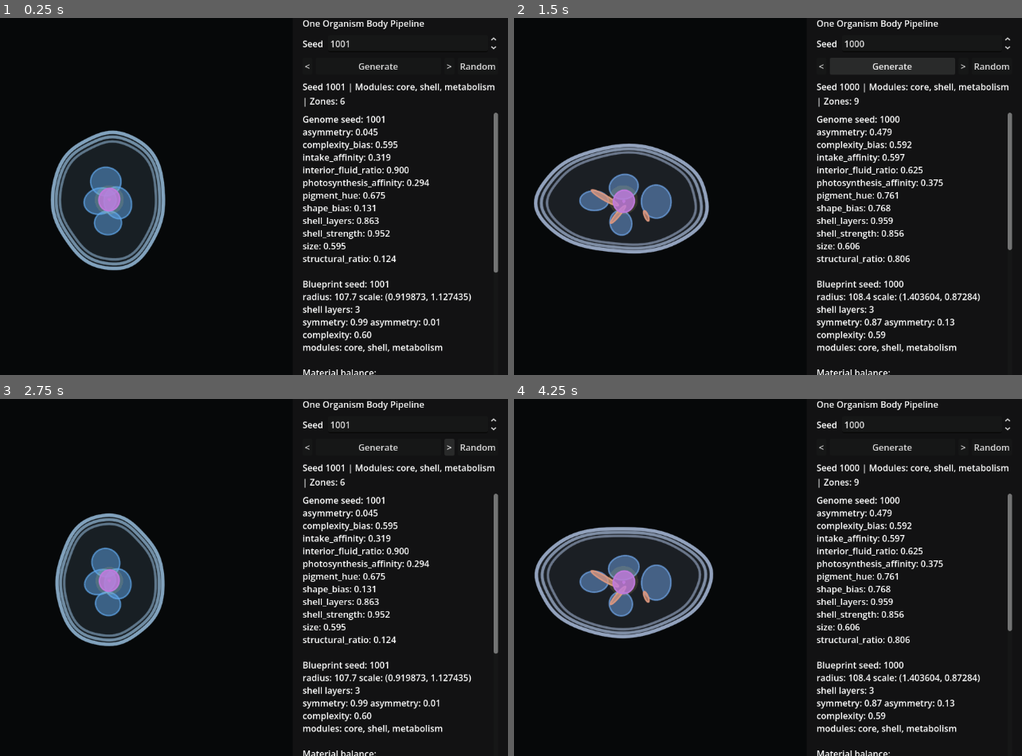
Above: before the commit, frames 1-4 (two rows, left to right).
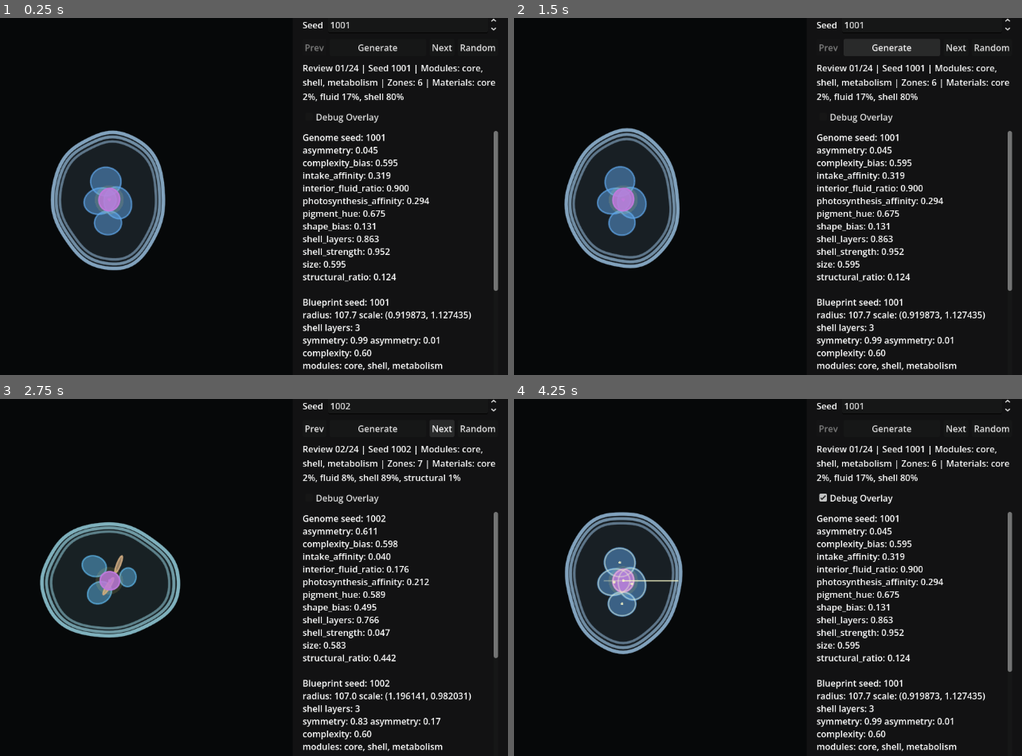
Above: after the commit, the same moments.

Repository: Kanturna/Baktorio
Game: Godot game, scene res://scenes/body_lab.tscn
Same seed, same stepped clock (60 frames per second), same inputs: the game is played once before the commit and once after it.
Inputs (mouse positions are in pixels of both pictures, inside the frame that each line leads up to):
- Up to frame 1 (0.25 s): no input
- Up to frame 2 (1.5 s): click (823, 64) at 0.5 s, where only the run before the commit has a clickable "<"; click "Generate" at 1.25 s
- Up to frame 3 (2.75 s): click ">" (after the commit: "Next") at 2 s
- Up to frame 4 (4.25 s): click "<" (after the commit: "Prev") at 2.75 s; click (915, 498) at 3.5 s, where only the run after the commit has a clickable "Debug Overlay"

The runs differ from the first frame. In frame 1, 9.2% of the frame differs, in the area x 59-99%, y 0-100%; in frame 2, 16%; in frame 3, 14%; in frame 4, 16%, in the area x 3-99%, y 0-100%.

Commit message:
feat: add visual body lab review workflow
Implement the Visual Body Lab v1 review slice for Baktorio while keeping the existing Genome -> BodyBlueprint -> OrganismRuntimeState -> CellRenderer pipeline unchanged.

Replaces the ambiguous BodyLabConfig seed/preview fields with review_seed_start and review_seed_count, then updates BodyLabPanel to drive a clamped review range over seeds 1001..1024. Adds off-review handling for manual and random seeds, disables review navigation at range boundaries, and displays modules, zone count, and material balance from the BodyBlueprint without recalculating body data in the UI.

Adds a Debug Overlay checkbox to the Body Lab scene. The toggle mutates only a runtime duplicate of RenderConfig, so shared .tres resources remain stable during editor use and headless validation.

Extends the body pipeline validation script to use the review range, preserve deterministic generation checks, verify required modules/materials, instantiate the Body Lab scene, simulate review navigation and debug toggling, and assert that BodyLabConfig and RenderConfig are not mutated by runtime UI interactions.

Updates STATUS, NEXT_STEPS, and DECISIONS with ADR-005, explicitly gating mutation preview until the visual review workflow has been exercised. No mutation, population, combat, fusion, observer mode, local damage, physics systems, phenotype layer, thumbnail grid, or new renderer classes were introduced.

Diff:
--- a/config/body_lab_config.gd
+++ b/config/body_lab_config.gd
@@ -1,8 +1,8 @@
 class_name BodyLabConfig
 extends Resource
 
-@export var seed: int = 1001
-@export_range(1, 64, 1) var preview_variant_count: int = 24
+@export var review_seed_start: int = 1001
+@export_range(1, 64, 1) var review_seed_count: int = 24
 @export_range(32.0, 220.0, 1.0) var min_body_radius: float = 72.0
 @export_range(32.0, 260.0, 1.0) var max_body_radius: float = 132.0
 @export_range(1, 5, 1) var max_shell_layers: int = 3
--- a/resources/config/body_lab_config.tres
+++ b/resources/config/body_lab_config.tres
@@ -4,8 +4,8 @@
 
 [resource]
 script = ExtResource("1")
-seed = 1001
-preview_variant_count = 24
+review_seed_start = 1001
+review_seed_count = 24
 min_body_radius = 72.0
 max_body_radius = 132.0
 max_shell_layers = 3
--- a/scenes/body_lab.tscn
+++ b/scenes/body_lab.tscn
@@ -26,6 +26,7 @@
 next_button_path = NodePath("SidePanel/Margin/VBox/ButtonRow/NextButton")
 random_button_path = NodePath("SidePanel/Margin/VBox/ButtonRow/RandomButton")
 variant_label_path = NodePath("SidePanel/Margin/VBox/VariantLabel")
+debug_overlay_check_path = NodePath("SidePanel/Margin/VBox/DebugOverlayCheck")
 
 [node name="Background" type="ColorRect" parent="."]
 layout_mode = 1
@@ -95,7 +96,7 @@
 
 [node name="PreviousButton" type="Button" parent="SidePanel/Margin/VBox/ButtonRow"]
 layout_mode = 2
-text = "<"
+text = "Prev"
 
 [node name="GenerateButton" type="Button" parent="SidePanel/Margin/VBox/ButtonRow"]
 layout_mode = 2
@@ -104,7 +105,7 @@
 
 [node name="NextButton" type="Button" parent="SidePanel/Margin/VBox/ButtonRow"]
 layout_mode = 2
-text = ">"
+text = "Next"
 
 [node name="RandomButton" type="Button" parent="SidePanel/Margin/VBox/ButtonRow"]
 layout_mode = 2
@@ -114,6 +115,10 @@
 layout_mode = 2
 autowrap_mode = 3
 text = "Seed"
+
+[node name="DebugOverlayCheck" type="CheckBox" parent="SidePanel/Margin/VBox"]
+layout_mode = 2
+text = "Debug Overlay"
 
 [node name="InspectorScroll" type="ScrollContainer" parent="SidePanel/Margin/VBox"]
 custom_minimum_size = Vector2(0, 520)
--- a/tools/validate_body_pipeline.gd
+++ b/tools/validate_body_pipeline.gd
@@ -2,15 +2,20 @@
 
 
 func _init() -> void:
+	call_deferred("_run")
+
+
+func _run() -> void:
 	var body_config := load("res://resources/config/body_lab_config.tres") as BodyLabConfig
 	var gene_config := load("res://resources/config/gene_config.tres") as GeneConfig
+	var render_config := load("res://resources/config/render_config.tres") as RenderConfig
 
-	if body_config == null or gene_config == null:
+	if body_config == null or gene_config == null or render_config == null:
 		push_error("Failed to load body pipeline configs.")
 		quit(1)
 		return
 
-	var seed: int = body_config.seed
+	var seed: int = body_config.review_seed_start
 	if not _rng_is_deterministic(seed):
 		push_error("SeededRng check failed for seed %d." % seed)
 		quit(1)
@@ -28,7 +33,7 @@
 		quit(1)
 		return
 
-	var variant_count: int = max(1, body_config.preview_variant_count)
+	var variant_count: int = max(1, body_config.review_seed_count)
 	var summaries: Dictionary = {}
 	for offset in range(variant_count):
 		var variant_seed: int = seed + offset
@@ -48,7 +53,12 @@
 		quit(1)
 		return
 
-	print("Body pipeline validation passed: %d variants, %d unique summaries." % [variant_count, summaries.size()])
+	var configs_unchanged: bool = await _body_lab_keeps_configs_unchanged(body_config, render_config)
+	if not configs_unchanged:
+		quit(1)
+		return
+
+	print("Body pipeline validation passed: %d review variants, %d unique summaries." % [variant_count, summaries.size()])
 	quit(0)
 
 
@@ -71,3 +81,80 @@
 			print("rng mismatch at %d: %.8f != %.8f" % [index, left, right])
 			return false
 	return true
+
+
+func _body_lab_keeps_configs_unchanged(body_config: BodyLabConfig, render_config: RenderConfig) -> bool:
+	var body_before: String = _body_config_snapshot(body_config)
+	var render_before: String = _render_config_snapshot(render_config)
+	var scene := load("res://scenes/body_lab.tscn") as PackedScene
+	if scene == null:
+		push_error("Failed to load Body Lab scene.")
+		return false
+
+	var body_lab := scene.instantiate()
+	get_root().add_child(body_lab)
+	await process_frame
+
+	var next_button := body_lab.get_node_or_null("SidePanel/Margin/VBox/ButtonRow/NextButton") as Button
+	var debug_check := body_lab.get_node_or_null("SidePanel/Margin/VBox/DebugOverlayCheck") as CheckBox
+	if next_button == null or debug_check == null:
+		push_error("Body Lab review controls are missing.")
+		body_lab.queue_free()
+		await process_frame
+		return false
+
+	var next_presses: int = max(0, body_config.review_seed_count - 1)
+	for _index in range(next_presses):
+		next_button.emit_signal("pressed")
+		await process_frame
+
+	debug_check.emit_signal("toggled", true)
+	await process_frame
+	debug_check.emit_signal("toggled", false)
+	await process_frame
+
+	body_lab.queue_free()
+	await process_frame
+
+	if _body_config_snapshot(body_config) != body_before:
+		push_error("BodyLabConfig was mutated by the Body Lab scene.")
+		return false
+	if _render_config_snapshot(render_config) != render_before:
+		push_error("RenderConfig was mutated by the Body Lab scene.")
+		return false
+	return true
+
+
+func _body_config_snapshot(config: BodyLabConfig) -> String:
+	return JSON.stringify({
+		"review_seed_start": config.review_seed_start,
+		"review_seed_count": config.review_seed_count,
+		"min_body_radius": config.min_body_radius,
+		"max_body_radius": config.max_body_radius,
+		"max_shell_layers": config.max_shell_layers,
+		"min_fluid_zones": config.min_fluid_zones,
+		"max_fluid_zones": config.max_fluid_zones,
+		"max_structural_zones": config.max_structural_zones,
+		"optional_module_threshold": config.optional_module_threshold,
+		"asymmetry_strength": config.asymmetry_strength,
+	})
+
+
+func _render_config_snapshot(config: RenderConfig) -> String:
+	return JSON.stringify({
+		"shell_color": config.shell_color.to_html(true),
+		"fluid_color": config.fluid_color.to_html(true),
+		"structural_color": config.structural_color.to_html(true),
+		"core_color": config.core_color.to_html(true),
+		"photosynthesis_color": config.photosynthesis_color.to_html(true),
+		"intake_color": config.intake_color.to_html(true),
+		"debug_color": config.debug_color.to_html(true),
+		"shell_width": config.shell_width,
+		"shell_fill_alpha": config.shell_fill_alpha,
+		"interior_alpha": config.interior_alpha,
+		"wobble_strength": config.wobble_strength,
+		"pulse_strength": config.pulse_strength,
+		"hue_blend": config.hue_blend,
+		"use_blueprint_hue": config.use_blueprint_hue,
+		"show_debug_overlay": config.show_debug_overlay,
+	})
--- a/ui/body_lab/body_lab_panel.gd
+++ b/ui/body_lab/body_lab_panel.gd
@@ -13,8 +13,10 @@
 @export var next_button_path: NodePath
 @export var random_button_path: NodePath
 @export var variant_label_path: NodePath
+@export var debug_overlay_check_path: NodePath
 
 var current_seed: int = 1
+var review_index: int = 0
 var current_genome: Genome
 var current_blueprint: BodyBlueprint
 var current_runtime_state: OrganismRuntimeState
@@ -27,6 +29,9 @@
 var _next_button: Button
 var _random_button: Button
 var _variant_label: Label
+var _debug_overlay_check: CheckBox
+var _runtime_render_config: RenderConfig
+var _syncing_controls: bool = false
 
 
 func _ready() -> void:
@@ -36,11 +41,13 @@
 		gene_config = GeneConfig.new()
 	if render_config == null:
 		render_config = RenderConfig.new()
+	_runtime_render_config = render_config.duplicate(true) as RenderConfig
 
 	_resolve_nodes()
 	_connect_controls()
-	current_seed = body_lab_config.seed
-	_sync_seed_spin()
+	review_index = 0
+	current_seed = _seed_for_review_index(review_index)
+	_sync_controls()
 	regenerate()
 
 
@@ -50,15 +57,11 @@
 	current_runtime_state = OrganismRuntimeState.from_blueprint(current_blueprint)
 
 	if _renderer != null:
-		_renderer.configure(current_blueprint, current_runtime_state, render_config)
+		_renderer.configure(current_blueprint, current_runtime_state, _runtime_render_config)
 	if _inspector != null:
 		_inspector.display(current_genome, current_blueprint, current_runtime_state)
-	if _variant_label != null:
-		_variant_label.text = "Seed %d | Modules: %s | Zones: %d" % [
-			current_seed,
-			", ".join(current_blueprint.module_tags),
-			current_blueprint.zones.size()
-		]
+	_update_variant_label()
+	_sync_navigation_controls()
 
 
 func _resolve_nodes() -> void:
@@ -70,6 +73,7 @@
 	_next_button = get_node_or_null(next_button_path) as Button
 	_random_button = get_node_or_null(random_button_path) as Button
 	_variant_label = get_node_or_null(variant_label_path) as Label
+	_debug_overlay_check = get_node_or_null(debug_overlay_check_path) as CheckBox
 
 
 func _connect_controls() -> void:
@@ -86,37 +90,129 @@
 		_next_button.pressed.connect(_on_next_pressed)
 	if _random_button != null:
 		_random_button.pressed.connect(_on_random_pressed)
+	if _debug_overlay_check != null:
+		_debug_overlay_check.toggled.connect(_on_debug_overlay_toggled)
+
+
+func _sync_controls() -> void:
+	_syncing_controls = true
+	if _seed_spin != null:
+		_seed_spin.value = current_seed
+	if _debug_overlay_check != null:
+		_debug_overlay_check.button_pressed = _runtime_render_config.show_debug_overlay
+	_syncing_controls = false
+	_sync_navigation_controls()
 
 
 func _sync_seed_spin() -> void:
+	_syncing_controls = true
 	if _seed_spin != null:
 		_seed_spin.value = current_seed
-
-
-func _set_seed(seed: int) -> void:
-	current_seed = max(1, seed)
+	_syncing_controls = false
+
+
+func _sync_navigation_controls() -> void:
+	var in_review_range := _is_current_seed_in_review_range()
+	if _previous_button != null:
+		_previous_button.disabled = not in_review_range or review_index <= 0
+	if _next_button != null:
+		_next_button.disabled = not in_review_range or review_index >= _review_seed_count() - 1
+
+
+func _set_seed(seed_value: int) -> void:
+	current_seed = max(1, seed_value)
+	var matching_index := _review_index_for_seed(current_seed)
+	if matching_index >= 0:
+		review_index = matching_index
 	_sync_seed_spin()
 	regenerate()
 
 
+func _set_review_index(new_review_index: int) -> void:
+	review_index = clampi(new_review_index, 0, _review_seed_count() - 1)
+	current_seed = _seed_for_review_index(review_index)
+	_sync_seed_spin()
+	regenerate()
+
+
+func _seed_for_review_index(index: int) -> int:
+	return _review_seed_start() + clampi(index, 0, _review_seed_count() - 1)
+
+
+func _review_index_for_seed(seed_value: int) -> int:
+	var offset := seed_value - _review_seed_start()
+	if offset < 0 or offset >= _review_seed_count():
+		return -1
+	return offset
+
+
+func _is_current_seed_in_review_range() -> bool:
+	return _review_index_for_seed(current_seed) >= 0
+
+
+func _review_seed_start() -> int:
+	return max(1, body_lab_config.review_seed_start)
+
+
+func _review_seed_count() -> int:
+	return max(1, body_lab_config.review_seed_count)
+
+
+func _update_variant_label() -> void:
+	if _variant_label == null or current_blueprint == null:
+		return
+
+	var review_state := "off-review"
+	if _is_current_seed_in_review_range():
+		review_state = "Review %02d/%02d" % [review_index + 1, _review_seed_count()]
+
+	_variant_label.text = "%s | Seed %d | Modules: %s | Zones: %d | Materials: %s" % [
+		review_state,
+		current_seed,
+		", ".join(current_blueprint.module_tags),
+		current_blueprint.zones.size(),
+		_material_balance_summary(current_blueprint.material_balance)
+	]
+
+
+func _material_balance_summary(material_balance: Dictionary) -> String:
+	var parts: Array[String] = []
+	var keys := material_balance.keys()
+	keys.sort()
+	for key in keys:
+		parts.append("%s %.0f%%" % [str(key), float(material_balance[key]) * 100.0])
+	return ", ".join(parts)
+
+
 func _on_seed_value_changed(value: float) -> void:
-	current_seed = int(value)
+	if _syncing_controls:
+		return
+	_set_seed(int(value))
 
 
 func _on_generate_pressed() -> void:
 	if _seed_spin != null:
-		current_seed = int(_seed_spin.value)
-	regenerate()
+		_set_seed(int(_seed_spin.value))
 
 
 func _on_previous_pressed() -> void:
-	_set_seed(current_seed - 1)
+	if _is_current_seed_in_review_range():
+		_set_review_index(review_index - 1)
 
 
 func _on_next_pressed() -> void:
-	_set_seed(current_seed + 1)
+	if _is_current_seed_in_review_range():
+		_set_review_index(review_index + 1)
 
 
 func _on_random_pressed() -> void:
 	var mixed := SeededRng.mix_seed(Time.get_ticks_msec(), current_seed + 31)
 	_set_seed(1 + mixed % 999999998)
+
+
+func _on_debug_overlay_toggled(button_pressed: bool) -> void:
+	if _syncing_controls:
+		return
+	_runtime_render_config.show_debug_overlay = button_pressed
+	if _renderer != null:
+		_renderer.configure(current_blueprint, current_runtime_state, _runtime_render_config)
Not shown, changed: AGENTS.md
Not shown, changed: docs/DECISIONS.md
Not shown, changed: docs/NEXT_STEPS.md
Not shown, changed: docs/STATUS.md
